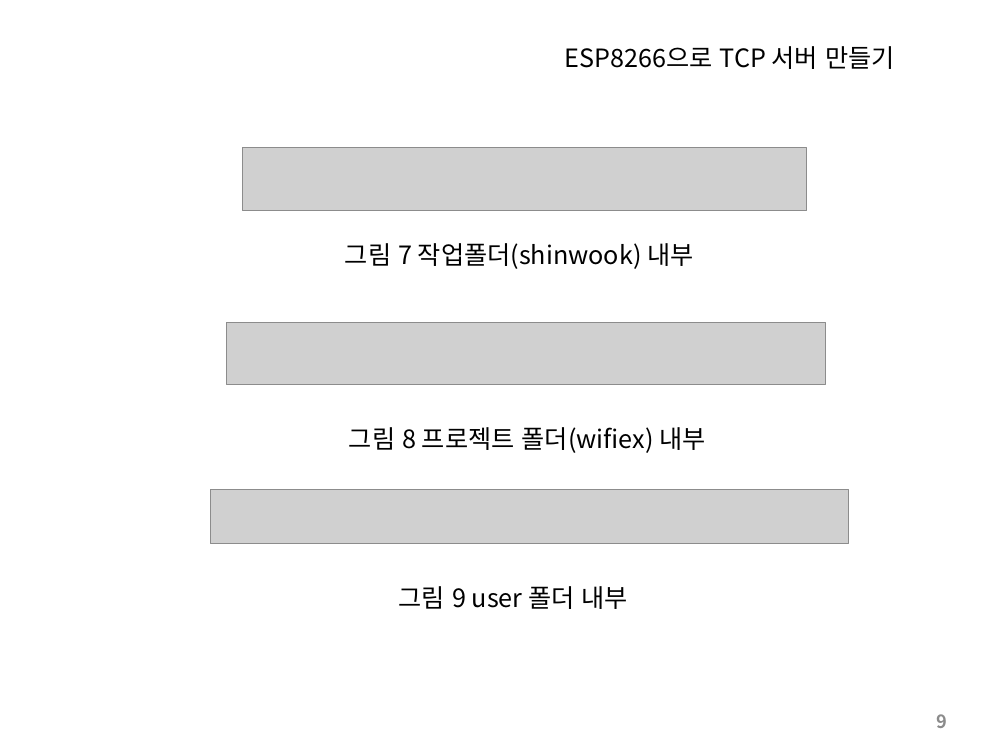
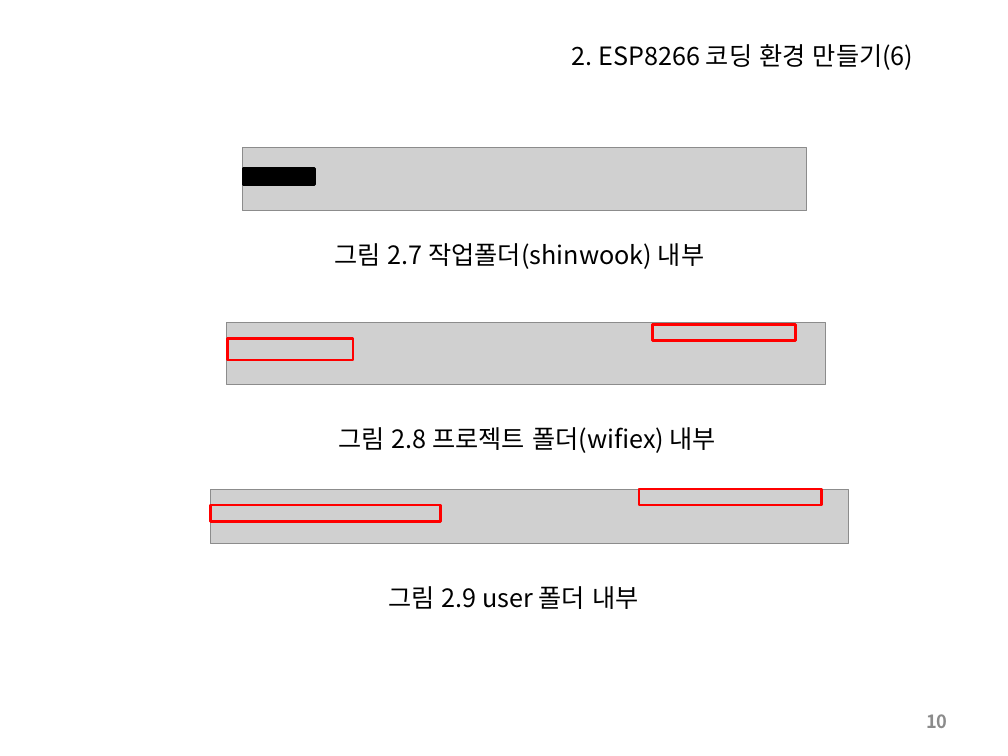
Before and after one commit to SleeperKKY/ESP8266, a slide deck: slide 10 of ESP8266 Direct Coding.pptx (slide 9 before the commit). Drawn at 1008x756 pixels with LibreOffice and Linux fonts; fonts in the diff are those of the drawing; grey boxes stand for pictures. Boxes give left, top, right and bottom in pixels: in the first picture for what was removed or moved away, otherwise in the second. Text is boxed around its words. In the diff, an @@ line names an element or a change of style, - is before the commit and + after.

```diff
--- a/ESP8266 Direct Coding.pptx
+++ b/ESP8266 Direct Coding.pptx
@@ title at box(572, 44, 914, 70): text changed @@
-ESP8266으로 TCP 서버 만들기
+2. ESP8266 코딩 환경 만들기(6)
@@ rectangle added at box(243, 168, 314, 184), fill #000000, outline #000000 2 pt @@
@@ text at box(334, 243, 704, 269): text changed @@
-그림 7 작업폴더(shinwook) 내부
+그림 2.7 작업폴더(shinwook) 내부
@@ rectangle added at box(653, 325, 796, 341), outline #FF0000 2 pt @@
@@ rectangle added at box(227, 339, 353, 361), outline #FF0000 2 pt @@
@@ text at box(338, 427, 716, 453): text changed @@
-그림 8 프로젝트 폴더(wifiex) 내부
+그림 2.8 프로젝트 폴더(wifiex) 내부
@@ rectangle added at box(211, 505, 440, 522), outline #FF0000 2 pt @@
@@ rectangle added at box(639, 489, 822, 505), outline #FF0000 2 pt @@
@@ text at box(388, 586, 638, 609): text changed @@
-그림 9 user 폴더 내부
+그림 2.9 user 폴더 내부
@@ page number at box(926, 714, 947, 728): text changed @@
-9
+10
```
Also in this commit, not shown: 16 other slides changed, 4 slides added, 1 other file.
